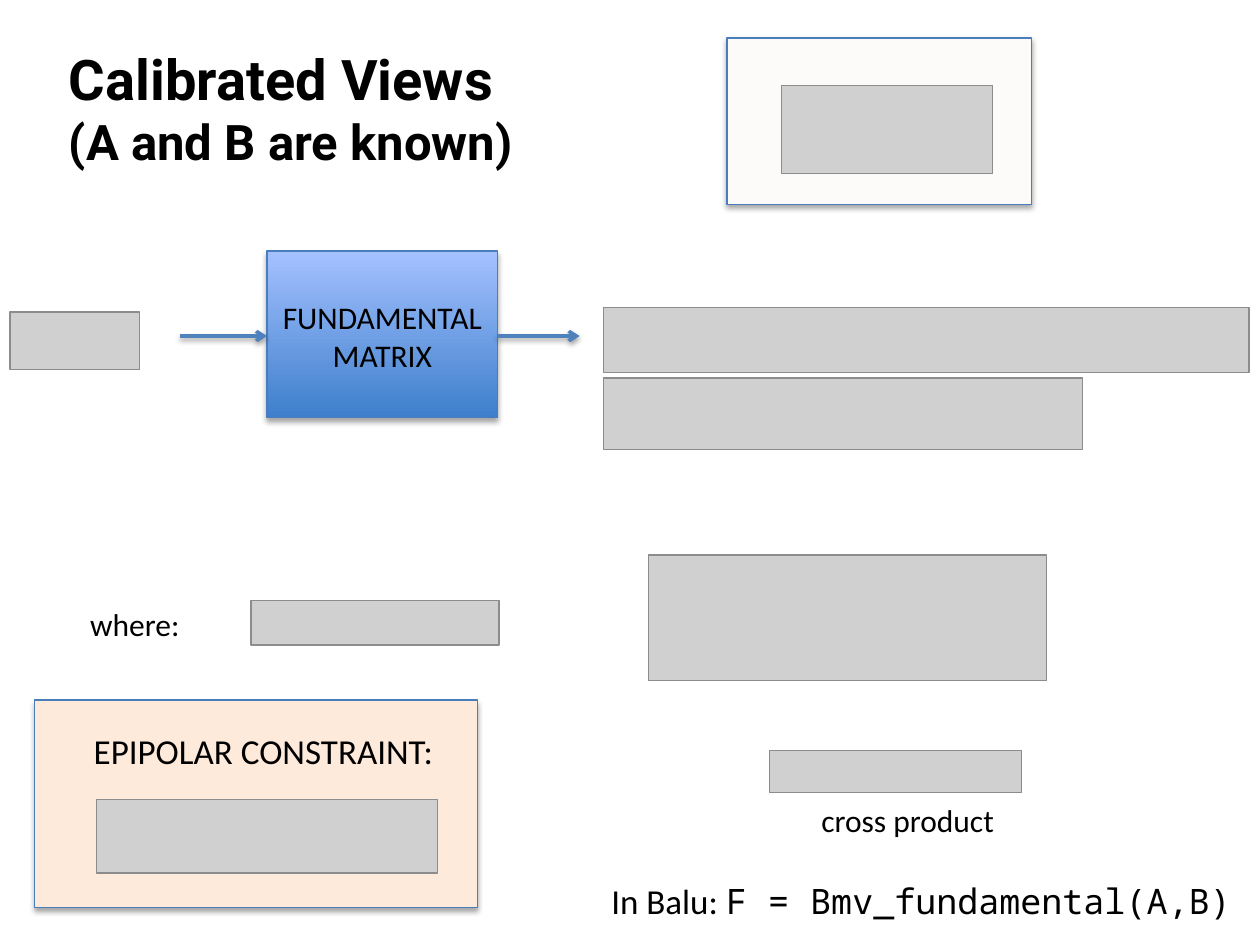
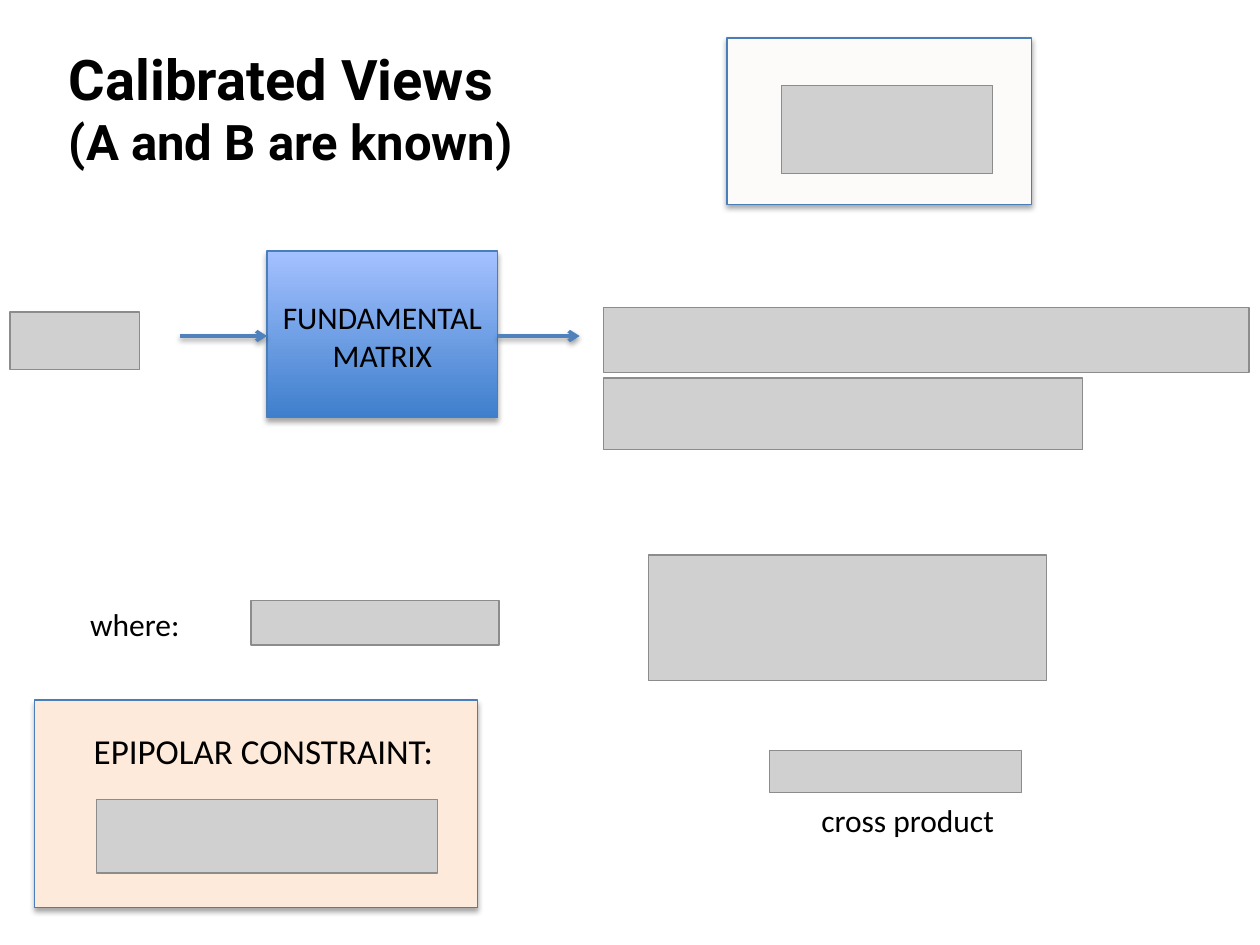
Before and after one commit to domingomery/vision, a slide deck: slide 7 of clases/Cap02_Geometria/presentaciones/CV02_EpipolarGeometry.pptx. Drawn at 1260x945 pixels with LibreOffice and Linux fonts; fonts in the diff are those of the drawing; grey boxes stand for pictures. Boxes give left, top, right and bottom in pixels: in the first picture for what was removed or moved away, otherwise in the second. Text is boxed around its words. In the diff, an @@ line names an element or a change of style, - is before the commit and + after.

```diff
--- a/clases/Cap02_Geometria/presentaciones/CV02_EpipolarGeometry.pptx
+++ b/clases/Cap02_Geometria/presentaciones/CV02_EpipolarGeometry.pptx
@@ text removed at (x1=611, y1=887, x2=1230, y2=920) @@
-In Balu: F = Bmv_fundamental(A,B)
```
Also in this commit, not shown: 1 other slide changed, 1 slide added, 14 other files.
